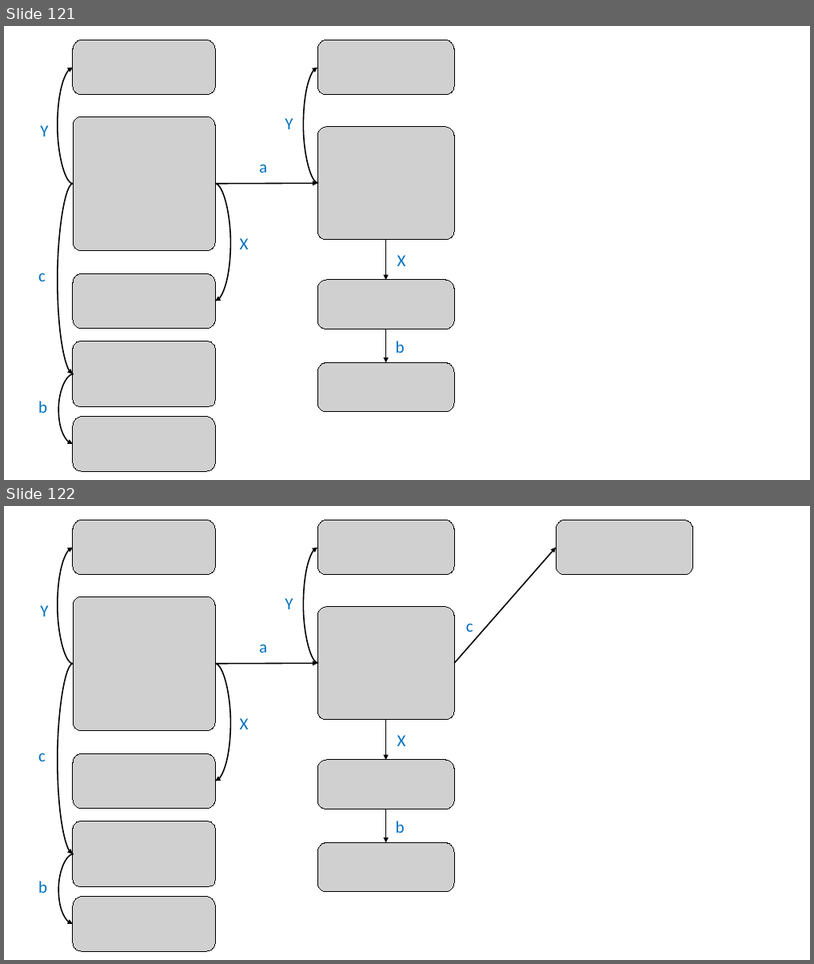
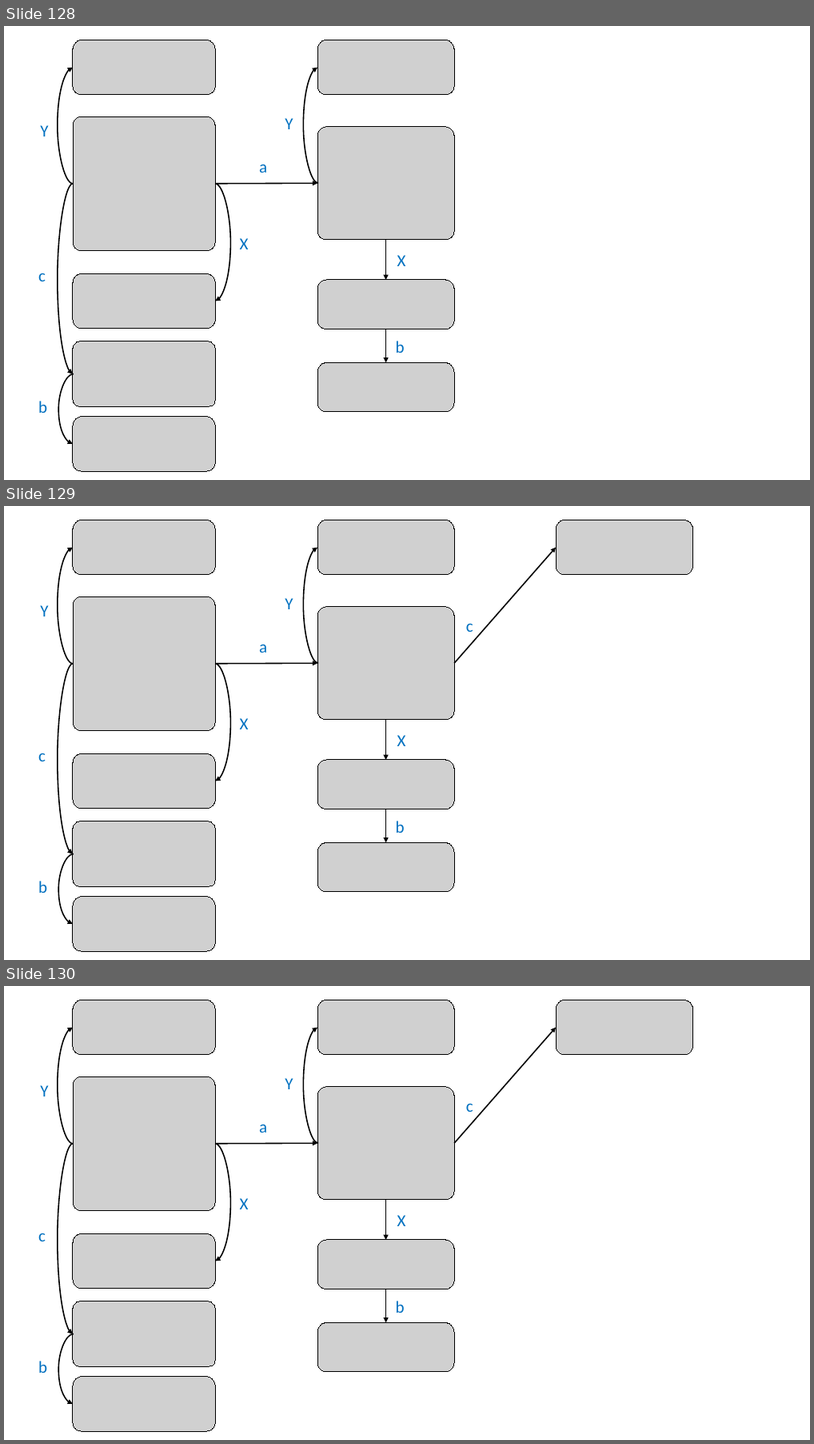
Before and after one commit to nivshani/compilation, a slide deck: slides/bottom_up_parsing.pptx. Shown one above the other, each under a label of ours: slides 121 and 122 before the commit, slides 128, 129 and 130 after it. The pictures are 814x964 and 814x1444 pixels, drawn with LibreOffice and Linux fonts; fonts in the diff are those of the drawing; grey boxes stand for pictures. Boxes give left, top, right and bottom in pixels: in the first picture for what was removed or moved away, otherwise in the second. Text is boxed around its words. In the diff, an @@ line names an element or a change of style, - is before the commit and + after.

```diff
--- a/slides/bottom_up_parsing.pptx
+++ b/slides/bottom_up_parsing.pptx
@@ slide 129 added at <box>4,506,810,960</box>, background #FFFFFF @@
@@ picture added at <box>73,520,216,575</box> @@
@@ picture added at <box>318,520,454,575</box> @@
@@ picture added at <box>556,520,694,575</box> @@
@@ curved arrow added from (73, 664) to (73, 547), #000000 1.5 pt @@
@@ curved arrow added from (318, 664) to (318, 547), #000000 1.5 pt @@
@@ arrow added from (454, 664) to (556, 547), #000000 1.5 pt @@
@@ picture added at <box>73,596,215,731</box> @@
@@ text added at <box>285,598,293,609</box>, 20 pt, text #0070C0 @@
+Y
@@ text added at <box>40,605,48,616</box>, 20 pt, text #0070C0 @@
+Y
@@ picture added at <box>318,607,454,719</box> @@
@@ text added at <box>466,624,474,632</box>, 20 pt, text #0070C0 @@
+c
@@ text added at <box>259,644,267,652</box>, 20 pt, text #0070C0 @@
+a
@@ curved arrow added from (73, 664) to (73, 854), #000000 1.5 pt @@
@@ arrow added from (215, 664) to (318, 664), #000000 1.5 pt @@
@@ curved arrow added from (215, 664) to (216, 780), #000000 1.5 pt @@
@@ text added at <box>240,718,249,729</box>, 20 pt, text #0070C0 @@
+X
@@ arrow added from (386, 720) to (386, 760), #000000 1.5 pt @@
@@ text added at <box>398,735,406,746</box>, 20 pt, text #0070C0 @@
+X
@@ text added at <box>38,753,46,761</box>, 20 pt, text #0070C0 @@
+c
@@ picture added at <box>73,753,216,808</box> @@
@@ picture added at <box>318,760,454,808</box> @@
@@ arrow added from (386, 809) to (386, 842), #000000 1.5 pt @@
@@ picture added at <box>73,821,216,887</box> @@
@@ text added at <box>396,820,405,832</box>, 20 pt, text #0070C0 @@
+b
@@ curved arrow added from (74, 854) to (73, 924), #000000 1.5 pt @@
@@ picture added at <box>318,842,454,892</box> @@
@@ text added at <box>38,880,47,892</box>, 20 pt, text #0070C0 @@
+b
@@ picture added at <box>73,896,216,952</box> @@
@@ what was slide 121 is now slide 128 @@
@@ what was slide 122 is now slide 130 @@
```
Also in this commit, not shown: 10 other slides added, 1 other file.
